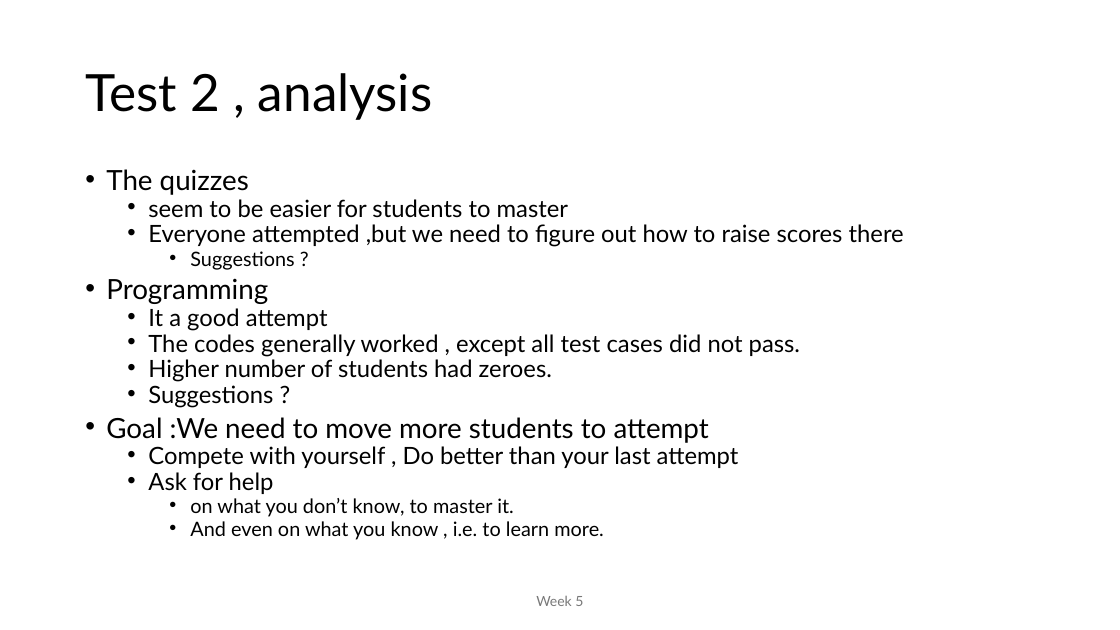
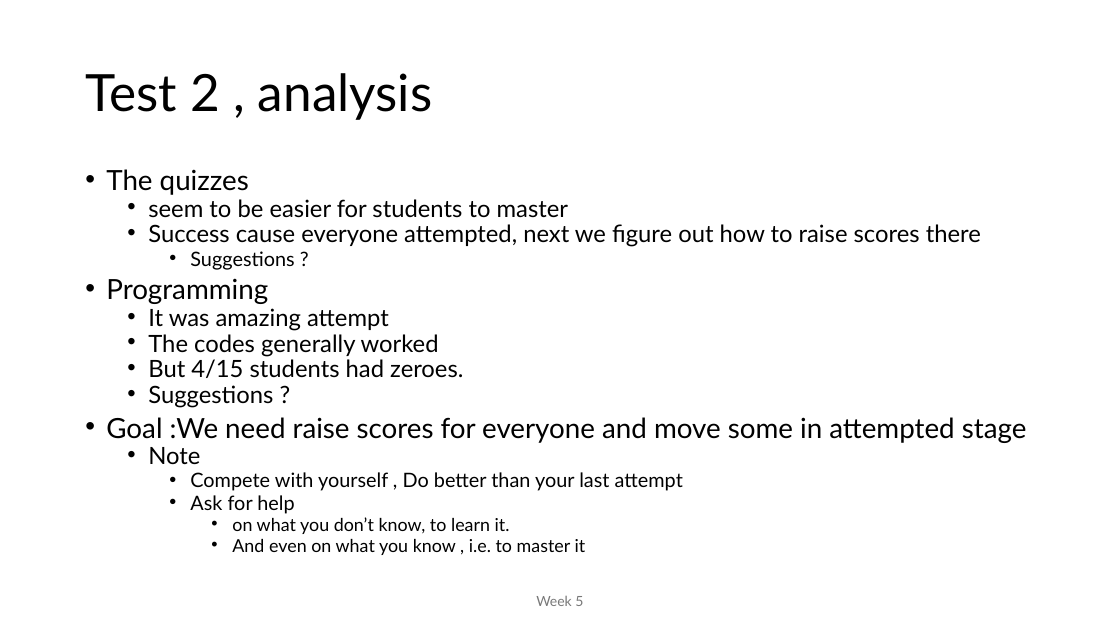
Before and after one commit to MoklaEducation/ems_winter_2025_acsl101, a slide deck: slide 26 of all/ExploringCSConceptsViaACSLCompetitions_all.pptx. Drawn at 1120x630 pixels with LibreOffice and Linux fonts; fonts in the diff are those of the drawing. Boxes give left, top, right and bottom in pixels: in the first picture for what was removed or moved away, otherwise in the second. Text is boxed around its words. In the diff, an @@ line names an element or a change of style, - is before the commit and + after.

```diff
--- a/all/ExploringCSConceptsViaACSLCompetitions_all.pptx
+++ b/all/ExploringCSConceptsViaACSLCompetitions_all.pptx
@@ text at <box>148,224,981,247</box>: text changed @@
-  • Everyone attempted ,but we need to figure out how to raise scores there
+  • Success cause everyone attempted, next we figure out how to raise scores there
@@ text at <box>148,308,463,378</box>: text changed @@
-  • It a good attempt
-  • The codes generally worked , except all test cases did not pass.
-  • Higher number of students had zeroes.
+  • It was amazing attempt
+  • The codes generally worked
+  • But 4/15 students had zeroes.
@@ text at <box>106,417,1027,464</box>: text changed @@
-• Goal :We need to move more students to attempt
+• Goal :We need raise scores for everyone and move some in attempted stage
+  • Note
@@ text at <box>190,472,683,514</box>: size 20.4 to 17 pt in "Compete with yourself , Do better than ...", "Ask for help"; list level 2 to 3 in "Compete with yourself , Do ..."; list level 2 to 3 in "Ask for help" @@
@@ text at <box>232,517,586,555</box>: text changed; size 17 to 15.3 pt @@
-    • on what you don’t know, to master it.
-    • And even on what you know , i.e. to learn more.
+      • on what you don’t know, to learn it.
+      • And even on what you know , i.e. to master it
```
Also in this commit, not shown: 9 other slides changed, 1 other file.
